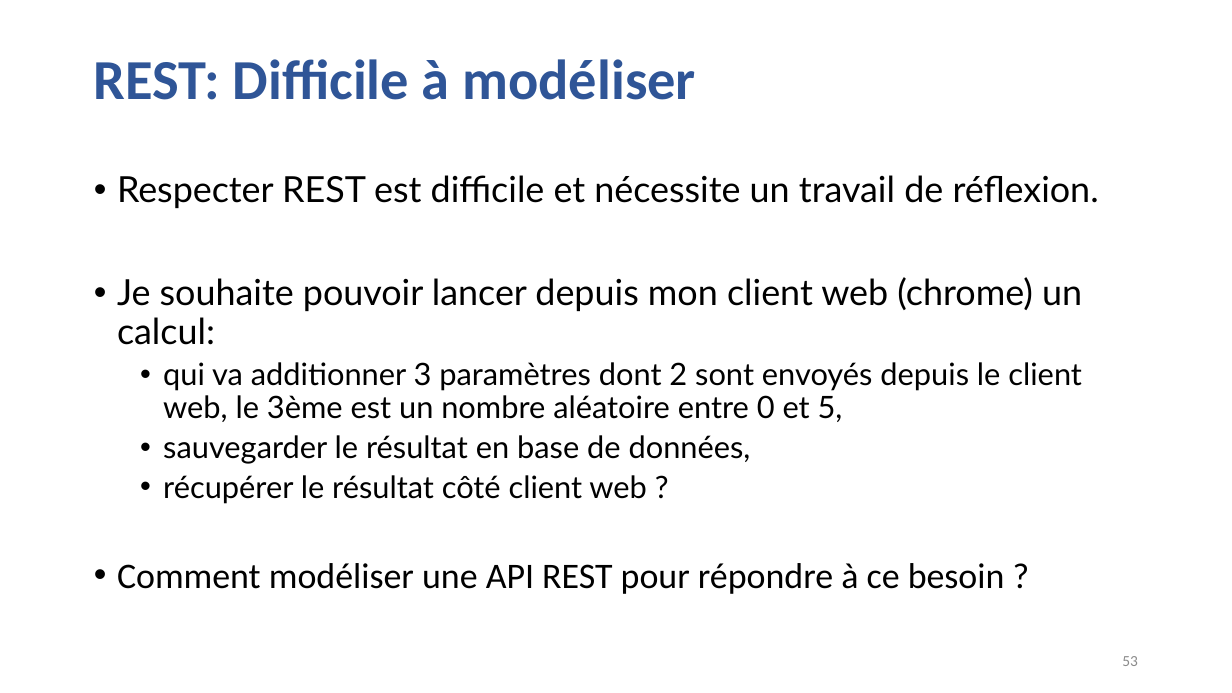
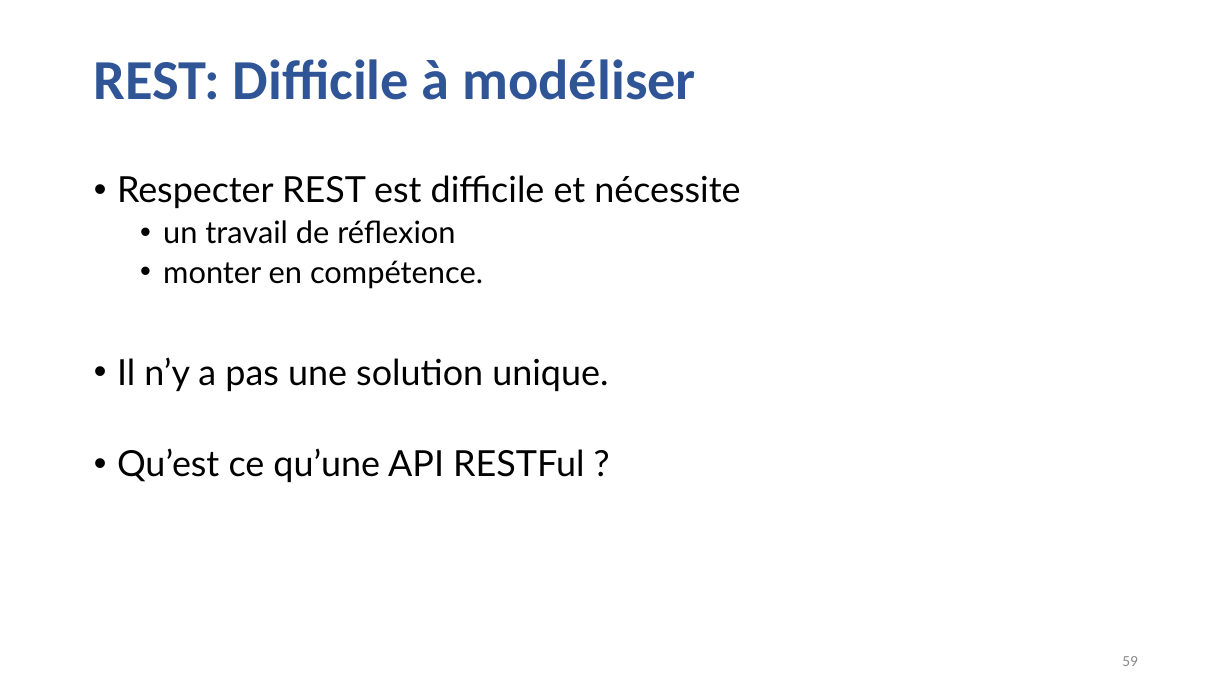
Before and after one commit to guillaumechervet/course.rest, a slide deck: slide 59 of documentations/3 - Web Services partie REST.pptx (slide 53 before the commit). Drawn at 1232x693 pixels with LibreOffice and Linux fonts; fonts in the diff are those of the drawing. Boxes give left, top, right and bottom in pixels: in the first picture for what was removed or moved away, otherwise in the second. Text is boxed around its words. In the diff, an @@ line names an element or a change of style, - is before the commit and + after.

Commit message:
doc(rest) update for bbl

```diff
--- a/documentations/3 - Web Services partie REST.pptx
+++ b/documentations/3 - Web Services partie REST.pptx
@@ text at [117, 175, 740, 482]: text changed; size 24 to 28 pt @@
-• Respecter REST est difficile et nécessite un travail de réflexion.
-• Je souhaite pouvoir lancer depuis mon client web (chrome) un calcul:
-  • qui va additionner 3 paramètres dont 2 sont envoyés depuis le client web, le 3ème est un nombre aléatoire entre 0 et 5,
-  • sauvegarder le résultat en base de données,
-  • récupérer le résultat côté client web ?
-• Comment modéliser une API REST pour répondre à ce besoin ?
+• Respecter REST est difficile et nécessite
+  • un travail de réflexion
+  • monter en compétence.
+• Il n’y a pas une solution unique.
+• Qu’est ce qu’une API RESTFul ?
@@ page number at [1122, 656, 1138, 666]: text changed @@
-53
+59
```
Also in this commit, not shown: 7 other slides changed, 8 slides added, 2 slides removed.
